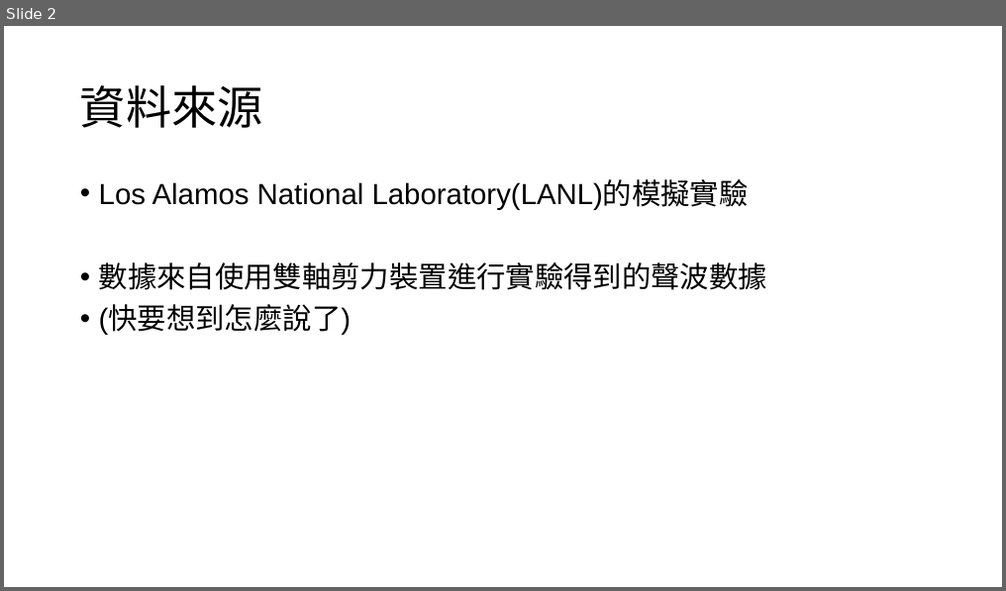
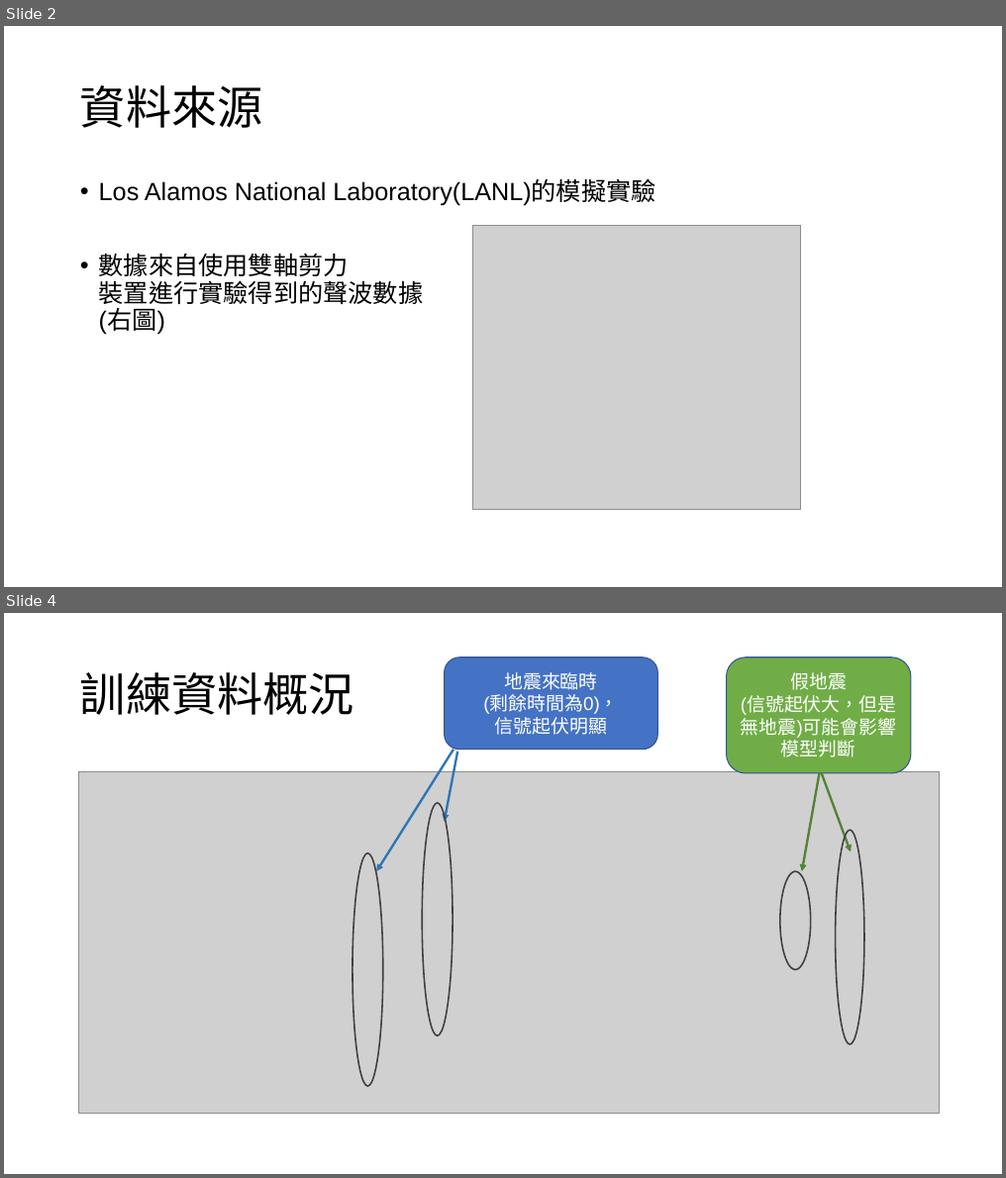
Before and after one commit to ept106354026/LANL-Earthquake-Prediction, a slide deck: 地震預測分析說明.pptx. Shown one above the other, each under a label of ours: slide 2 before the commit, slides 2 and 4 after it; the slides between them are not shown. The pictures are 1006x591 and 1006x1178 pixels, drawn with LibreOffice and Linux fonts; fonts in the diff are those of the drawing; grey boxes stand for pictures. Boxes give left, top, right and bottom in pixels: in the first picture for what was removed or moved away, otherwise in the second. Text is boxed around its words. In the diff, an @@ line names an element or a change of style, - is before the commit and + after.

```diff
--- a/地震預測分析說明.pptx
+++ b/地震預測分析說明.pptx
@@ slide 4 added at (4,613,1002,1174), background #FFFFFF @@
@@ rounded rectangle added at (445,658,657,750), fill #4472C4, outline #325491 1 pt, 18 pt, text #FFFFFF @@
+地震來臨時
+(剩餘時間為0)，
+信號起伏明顯
@@ rounded rectangle added at (727,658,912,773), fill #70AD47, outline #325491 1 pt, 18 pt, text #FFFFFF @@
+假地震
+(信號起伏大，但是無地震)可能會影響模型判斷
@@ title added at (80,672,354,715), 44 pt, text #000000 @@
+訓練資料概況
@@ arrow added from (453, 750) to (377, 872), #2E75B6 2.25 pt @@
@@ arrow added from (457, 752) to (445, 822), #2E75B6 2.25 pt @@
@@ picture added at (79,771,940,1114) @@
@@ arrow added from (819, 773) to (802, 872), #548235 2.25 pt @@
@@ arrow added from (822, 773) to (850, 852), #548235 2.25 pt @@
@@ ellipse added at (423,803,453,1036), outline #404040 1.5 pt @@
@@ ellipse added at (836,830,865,1045), outline #404040 1.5 pt @@
@@ ellipse added at (352,854,383,1086), outline #404040 1.5 pt @@
@@ ellipse added at (780,872,811,970), outline #404040 1.5 pt @@
@@ slide 2 changed as well @@
@@ text at (99,180,655,206): size 28 to 24 pt in "Los Alamos National Laboratory(LANL)的模擬實驗" @@
@@ picture added at (472,225,801,509) @@
@@ text at (99,253,424,335): text changed; size 28 to 24 pt @@
-• 數據來自使用雙軸剪力裝置進行實驗得到的聲波數據
-• (快要想到怎麼說了)
+• 數據來自使用雙軸剪力
+  裝置進行實驗得到的聲波數據
+  (右圖)
```
Also in this commit, not shown: 3 other slides changed, 5 other slides added, 1 slide removed.
